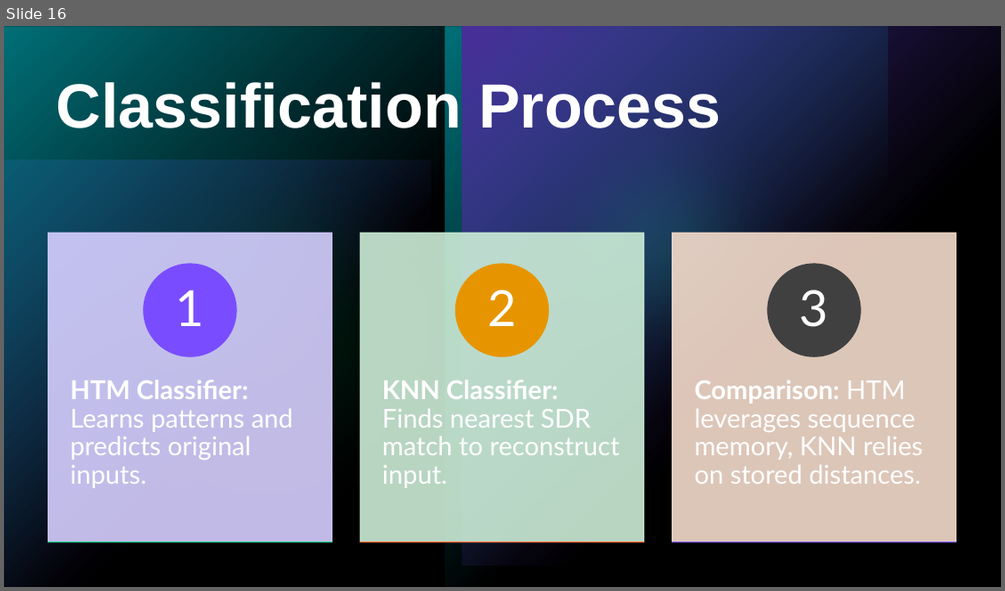
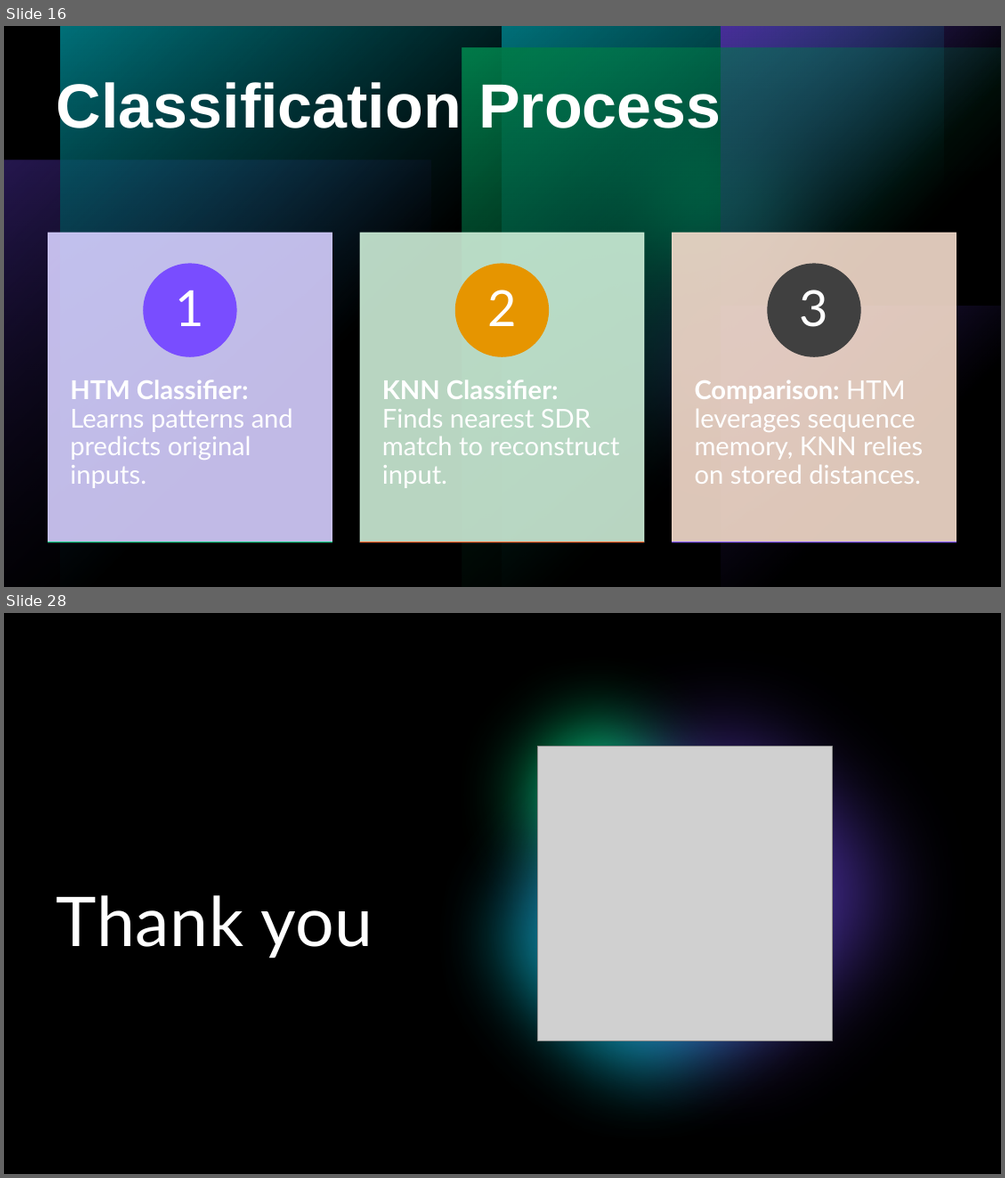
Before and after one commit to prnshubn/neocortexapi-team-untitled, a slide deck: source/Documentation_Team_Untitled/Team_Untitled_Presentation.pptx. Shown one above the other, each under a label of ours: slide 16 before the commit, slides 16 and 28 after it; the slides between them are not shown. The pictures are 1005x591 and 1005x1178 pixels, drawn with LibreOffice and Linux fonts; fonts in the diff are those of the drawing; grey boxes stand for pictures. Boxes give left, top, right and bottom in pixels: in the first picture for what was removed or moved away, otherwise in the second. Text is boxed around its words. In the diff, an @@ line names an element or a change of style, - is before the commit and + after.

```diff
--- a/source/Documentation_Team_Untitled/Team_Untitled_Presentation.pptx
+++ b/source/Documentation_Team_Untitled/Team_Untitled_Presentation.pptx
@@ slide 28 added at box(4, 613, 1001, 1174), background #000000; not listed: 5 template elements that a slide beside it also shows @@
@@ rectangle added at box(4, 613, 1001, 1174), fill #000000 @@
@@ freeform shape added at box(404, 613, 965, 1174), fill #000000, outline #008A94 1 pt @@
@@ ellipse added at box(421, 618, 774, 971), fill #00D17D @@
@@ ellipse added at box(441, 613, 1001, 1174), fill #794DFF at 60% opacity @@
@@ ellipse added at box(407, 703, 878, 1174), fill #00BAC8 at 80% opacity @@
@@ picture added at box(538, 747, 833, 1041) @@
@@ text added at box(57, 895, 372, 958), 66 pt, text #FFFFFF @@
+Thank you
@@ slide 16 changed as well @@
@@ rectangle removed at box(4, 26, 1001, 587) @@
@@ rectangle added at box(4, 26, 1001, 587), fill #000000 @@
@@ rectangle added at box(4, 26, 1001, 587), fill gradient #000000 @@
@@ group added at box(4, 26, 1001, 587): 6 rectangles, 2 ellipses @@
@@ ellipse removed at box(474, 58, 827, 411) @@
```
Also in this commit, not shown: 8 other slides changed, 12 other slides added.
